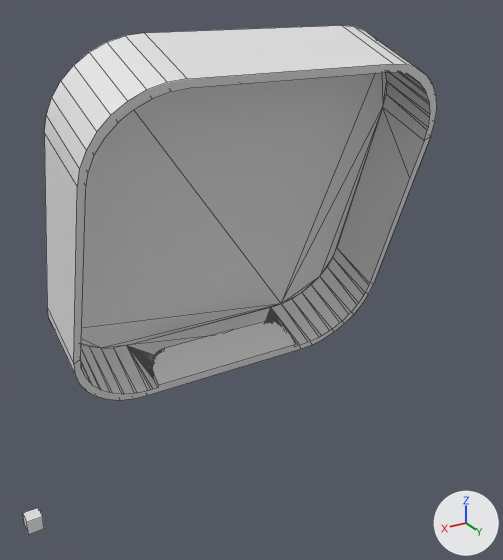
Renders of the Blender file gopro-cradle/cradle.blend from each side of a commit.
Camera for both pictures: a 50 mm camera at (43.0, 60.2, 55.3) aimed at (2.2, -7.9, 21.3). Every picture has the same lights, and +X, +Y and +Z are marked at lower right. Mesh edges are drawn as thin lines.

In view in the first picture: 'D Cap'.
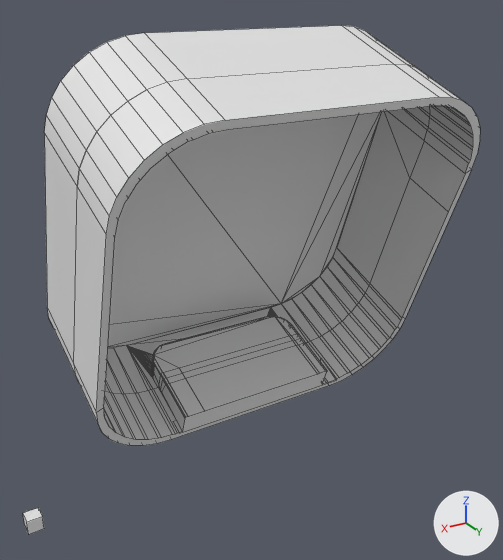
Where the change shows, as pixel boxes [x1, y1, x2, y2] in the pictures (503 x 560 px):
'D Cap', reshaped (11% wider, 12% taller)
    before: [44, 25, 437, 400]
    after: [44, 25, 480, 446]
part 1 of me_cube_020, added
    after: [74, 64, 480, 446]

Edits to the bpy script that builds the scene:
```text
Change me_cube_020:
    used by ob_d_cap; location = (0.0, -16.4, 27.0); rotation_euler = (-0.349, 0.0, 0.0), in degrees (-20, 0, 0); scale = (1.07, 0.206, 1.07)
    remove me_cube_020.from_pydata(...)  # 281 vertices, 320 faces; spans x -21.9..21.9, y -17.5..33.3, z -21.8..21.9
    add me_cube_020.from_pydata(...)  # 656 vertices, 695 faces; spans x -21.9..21.9, y -17.5..71.8, z -21.8..21.9
    me_cube_020 part 1: 375 vertices added at x -21.9..21.9, y 33.3..71.8, z -21.8..21.8
```
